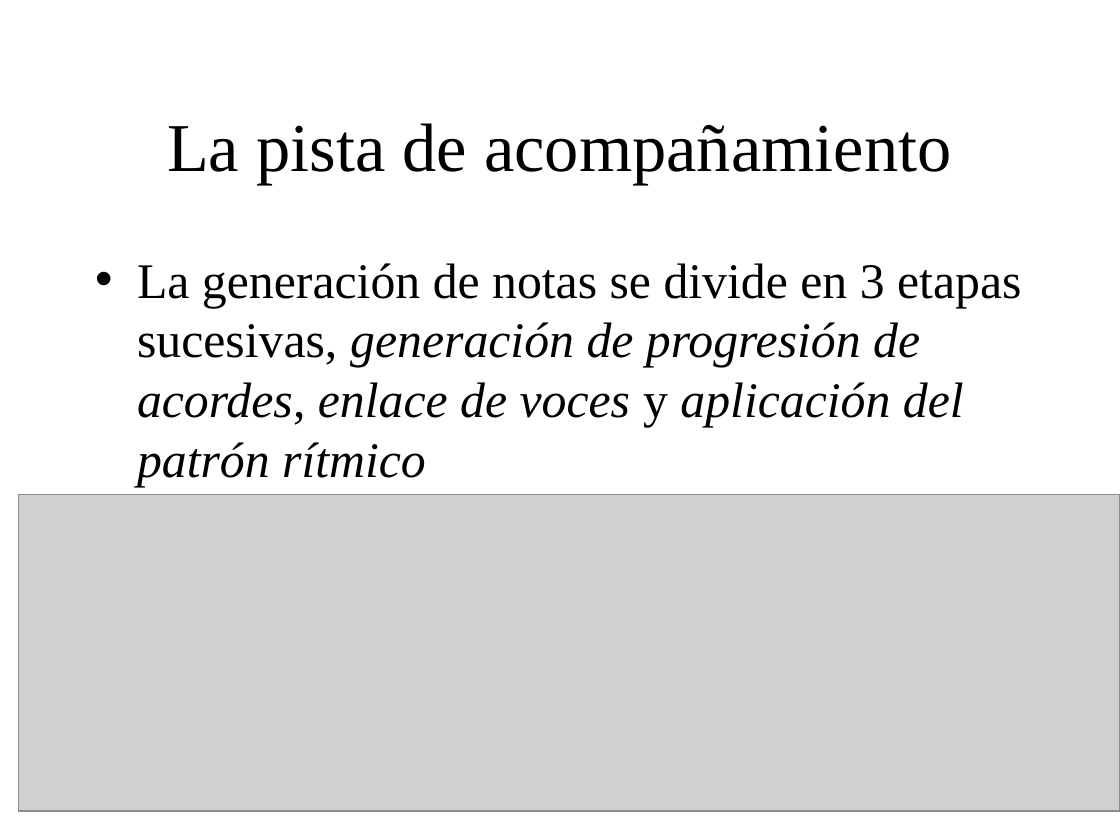
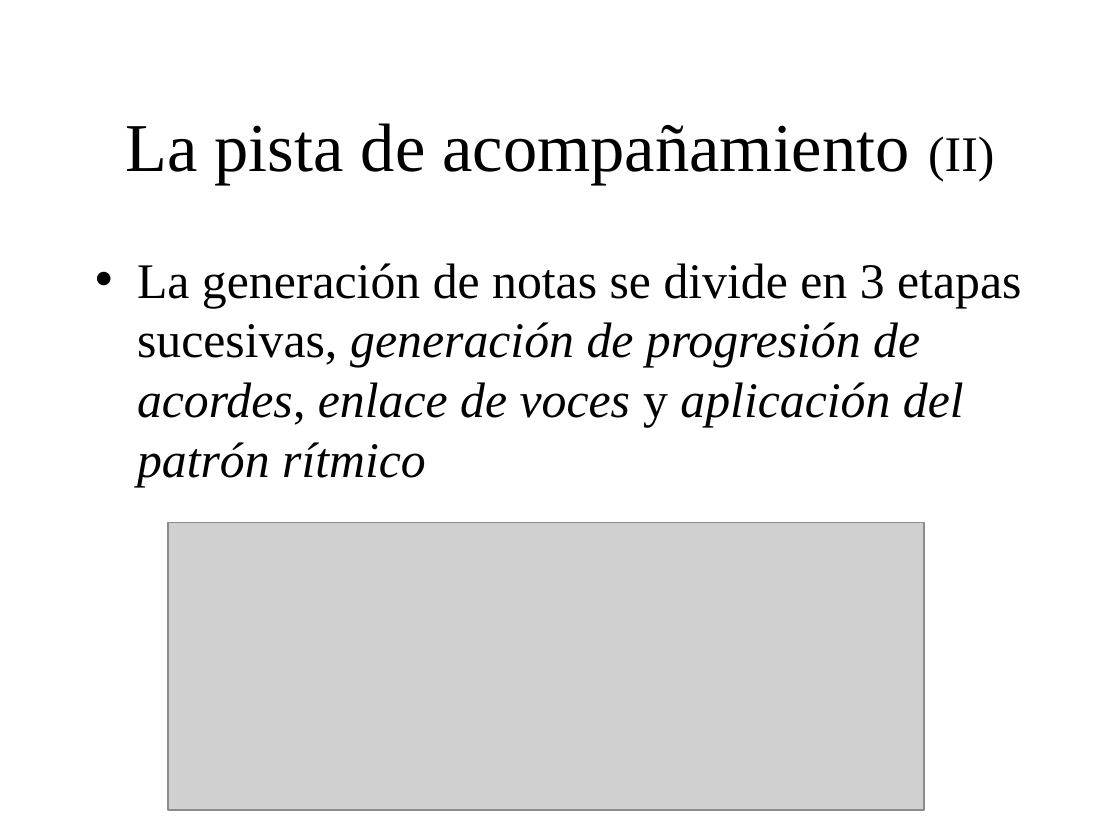
Before and after one commit to BackupTheBerlios/genaro, a slide deck: slide 20 of Documentos/MemoriaSSII/presentacion_proyecto.ppt (slide 16 before the commit). Drawn at 1120x840 pixels with LibreOffice and Linux fonts; fonts in the diff are those of the drawing; grey boxes stand for pictures; background and template pictures are left out. Boxes give left, top, right and bottom in pixels: in the first picture for what was removed or moved away, otherwise in the second. Text is boxed around its words. In the diff, an @@ line names an element or a change of style, - is before the commit and + after.

```diff
--- a/Documentos/MemoriaSSII/presentacion_proyecto.ppt
+++ b/Documentos/MemoriaSSII/presentacion_proyecto.ppt
@@ title at [125,123,994,185]: text changed @@
-La pista de acompañamiento
+La pista de acompañamiento (II)
@@ picture: place and size @@
-picture at [19,495,1120,811]
+picture at [168,523,924,811]
```
Also in this commit, not shown: 19 other slides changed, 10 slides added, 1 slide removed.
